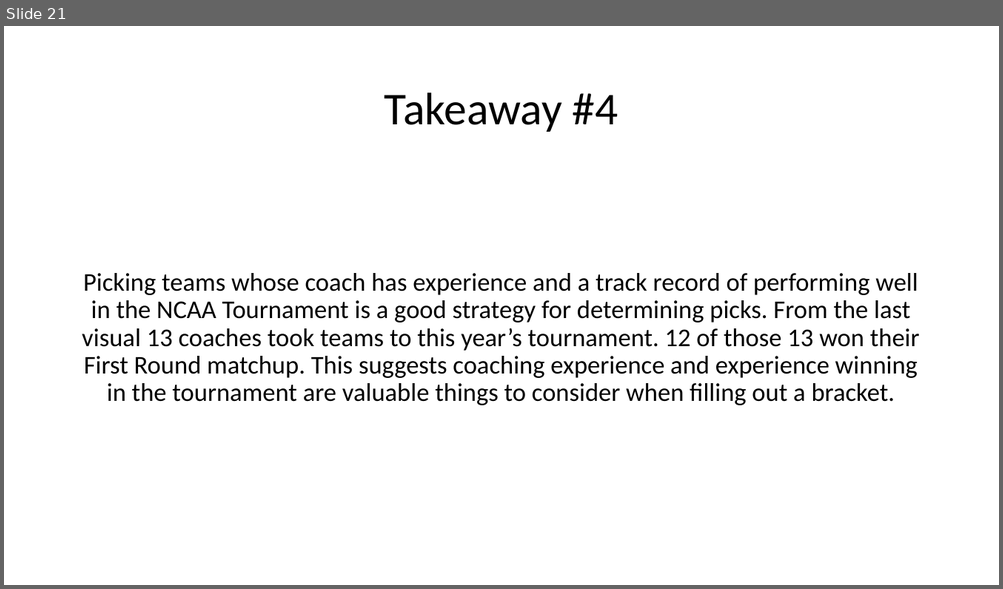
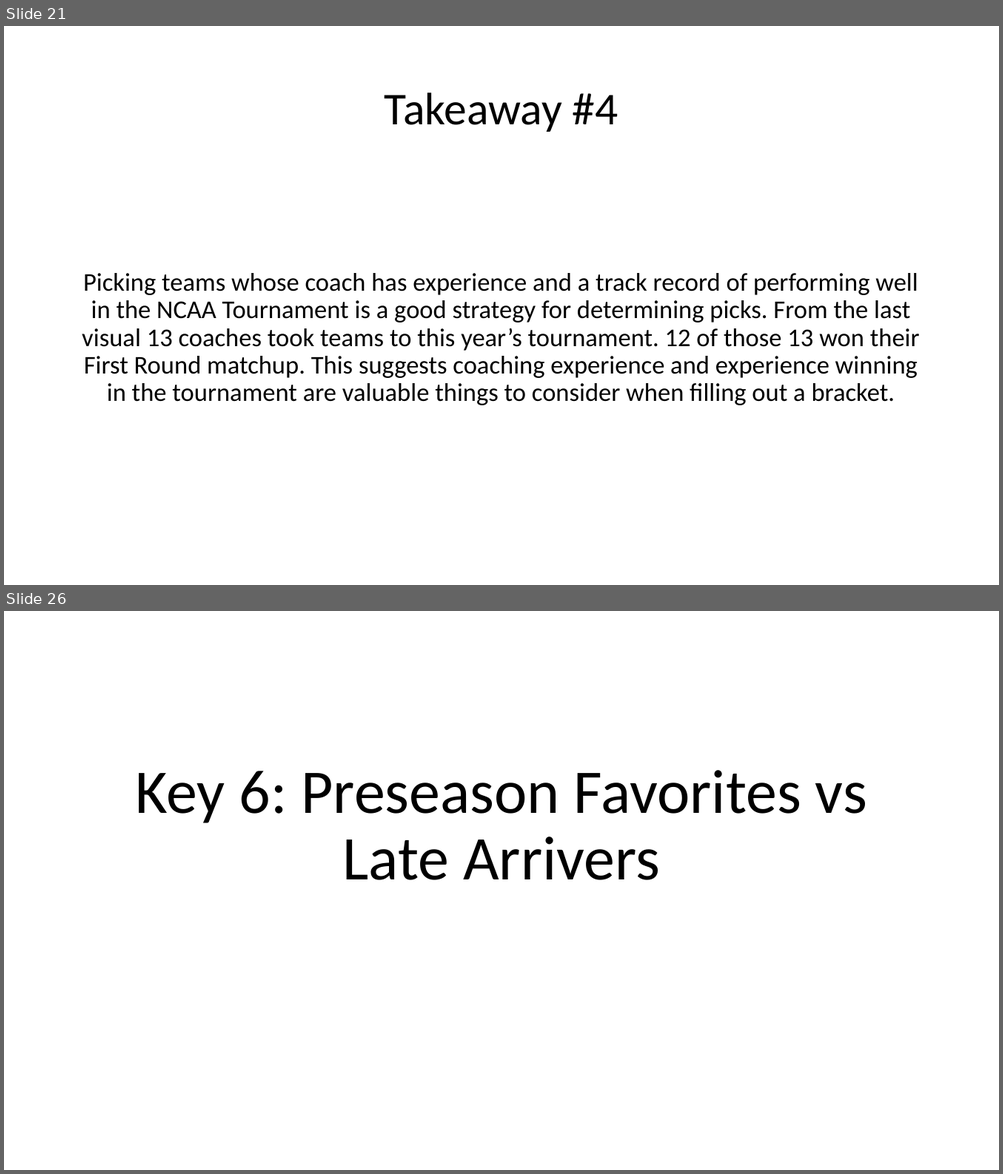
Before and after one commit to glawb45/march_madness_data_viz, a slide deck: MarchMadnessDataViz.pptx. Shown one above the other, each under a label of ours: slide 21 before the commit, slides 21 and 26 after it; the slides between them are not shown. The pictures are 1003x589 and 1003x1174 pixels, drawn with LibreOffice and Linux fonts; fonts in the diff are those of the drawing. Boxes give left, top, right and bottom in pixels: in the first picture for what was removed or moved away, otherwise in the second. Text is boxed around its words. In the diff, an @@ line names an element or a change of style, - is before the commit and + after.

```diff
--- a/MarchMadnessDataViz.pptx
+++ b/MarchMadnessDataViz.pptx
@@ slide 26 added at (4, 611, 999, 1170), background #FFFFFF @@
@@ title added at (135, 770, 867, 880), 60 pt, text #000000 @@
+Key 6: Preseason Favorites vs Late Arrivers
```
Also in this commit, not shown: 11 other slides added.
